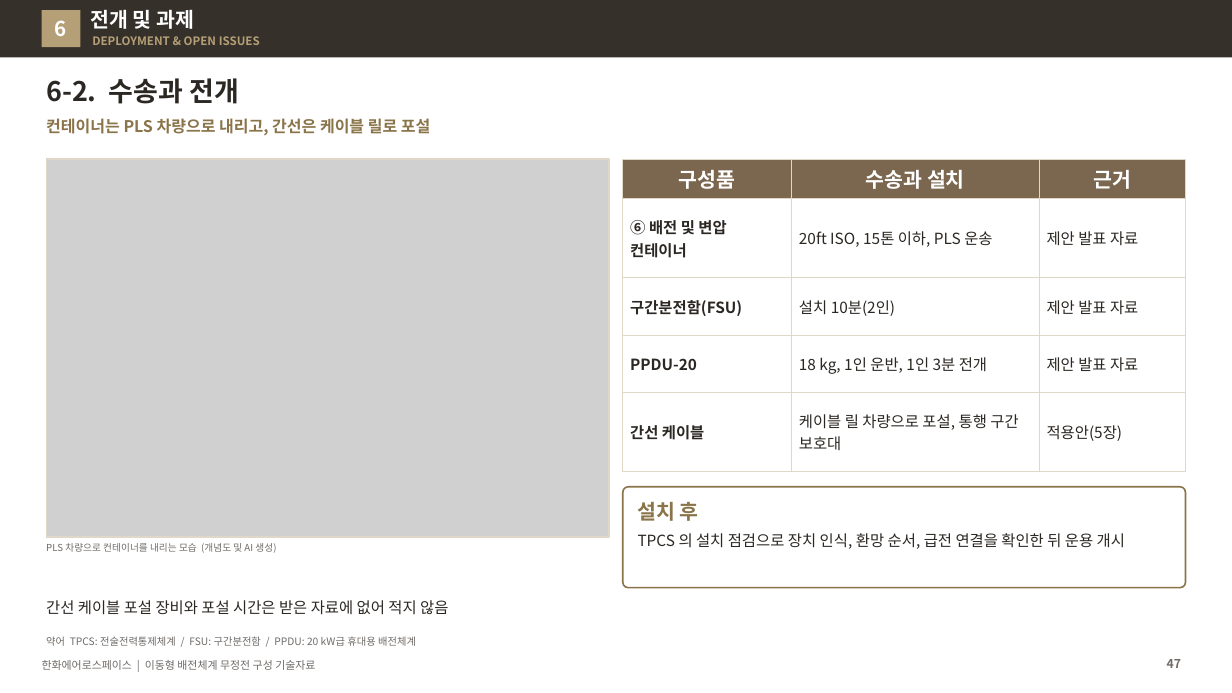
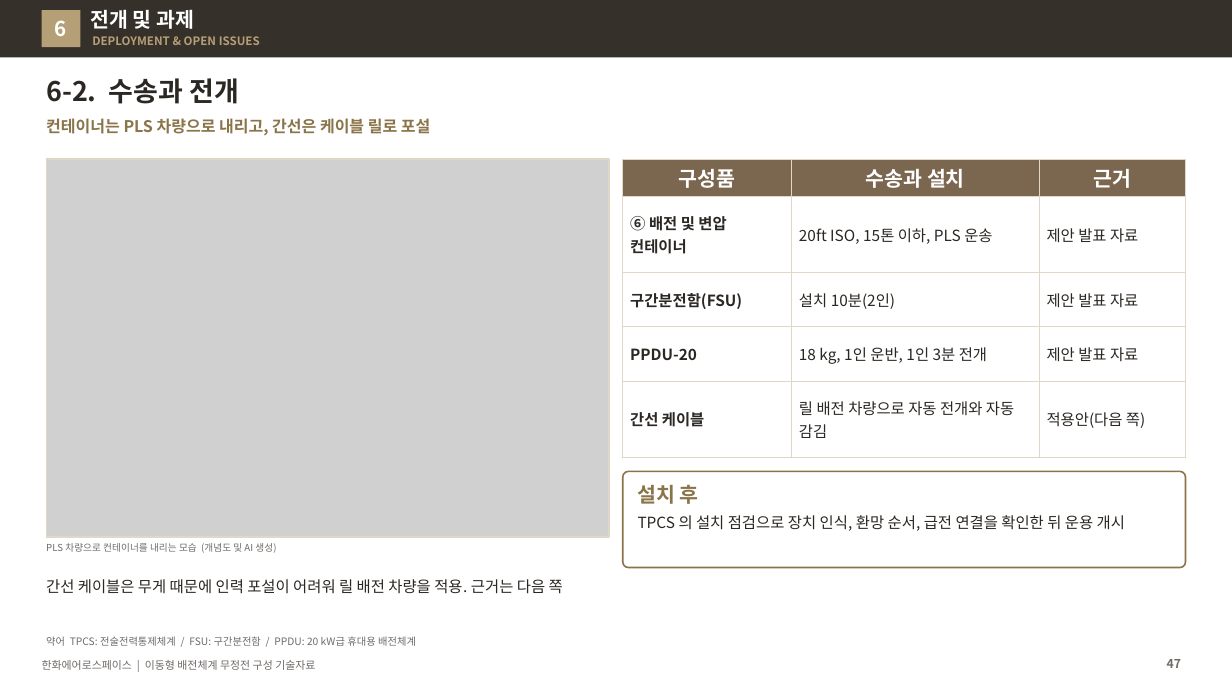
Before and after one commit to byunjd112-hue/headroom, a slide deck: slide 47 of mobile_ems/docs/out/IFPS_이동형배전체계_무정전구성_기술자료_Rev72.pptx. Drawn at 1232x693 pixels with LibreOffice and Linux fonts; fonts in the diff are those of the drawing; grey boxes stand for pictures. Boxes give left, top, right and bottom in pixels: in the first picture for what was removed or moved away, otherwise in the second. Text is boxed around its words. In the diff, an @@ line names an element or a change of style, - is before the commit and + after.

```diff
--- a/mobile_ems/docs/out/IFPS_이동형배전체계_무정전구성_기술자료_Rev72.pptx
+++ b/mobile_ems/docs/out/IFPS_이동형배전체계_무정전구성_기술자료_Rev72.pptx
@@ table at [623, 159, 1186, 442] @@
-row 5, column 2: 케이블 릴 차량으로 포설, 통행 구간 보호대
+row 5, column 2: 릴 배전 차량으로 자동 전개와 자동 감김
-row 5, column 3: 적용안(5장)
+row 5, column 3: 적용안(다음 쪽)
@@ rounded rectangle: place and size @@
-rounded rectangle at [623, 487, 1186, 588]
+rounded rectangle at [623, 471, 1186, 567]
@@ rounded rectangle at [623, 471, 1186, 567]: proportions changed @@
@@ text "설치 후": place and size @@
-text "설치 후" at [638, 502, 699, 521]
+text "설치 후" at [638, 485, 699, 504]
@@ text "TPCS 의 설치 점검으로 장치 ...": place and size @@
-text "TPCS 의 설치 점검으로 장치 ..." at [638, 533, 1125, 549]
+text "TPCS 의 설치 점검으로 장치 ..." at [638, 515, 1125, 531]
@@ text at [46, 579, 563, 594]: text changed @@
-간선 케이블 포설 장비와 포설 시간은 받은 자료에 없어 적지 않음
+간선 케이블은 무게 때문에 인력 포설이 어려워 릴 배전 차량을 적용. 근거는 다음 쪽
```
Also in this commit, not shown: 1 other slide changed, 4 slides added, 4 other files.
